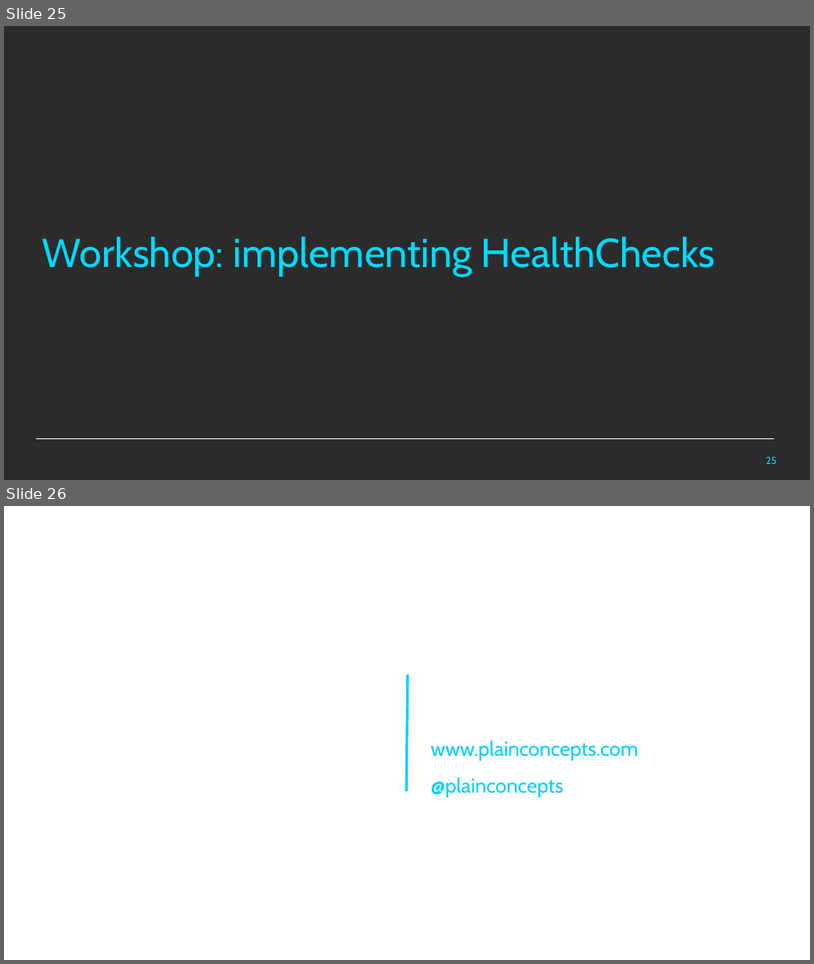
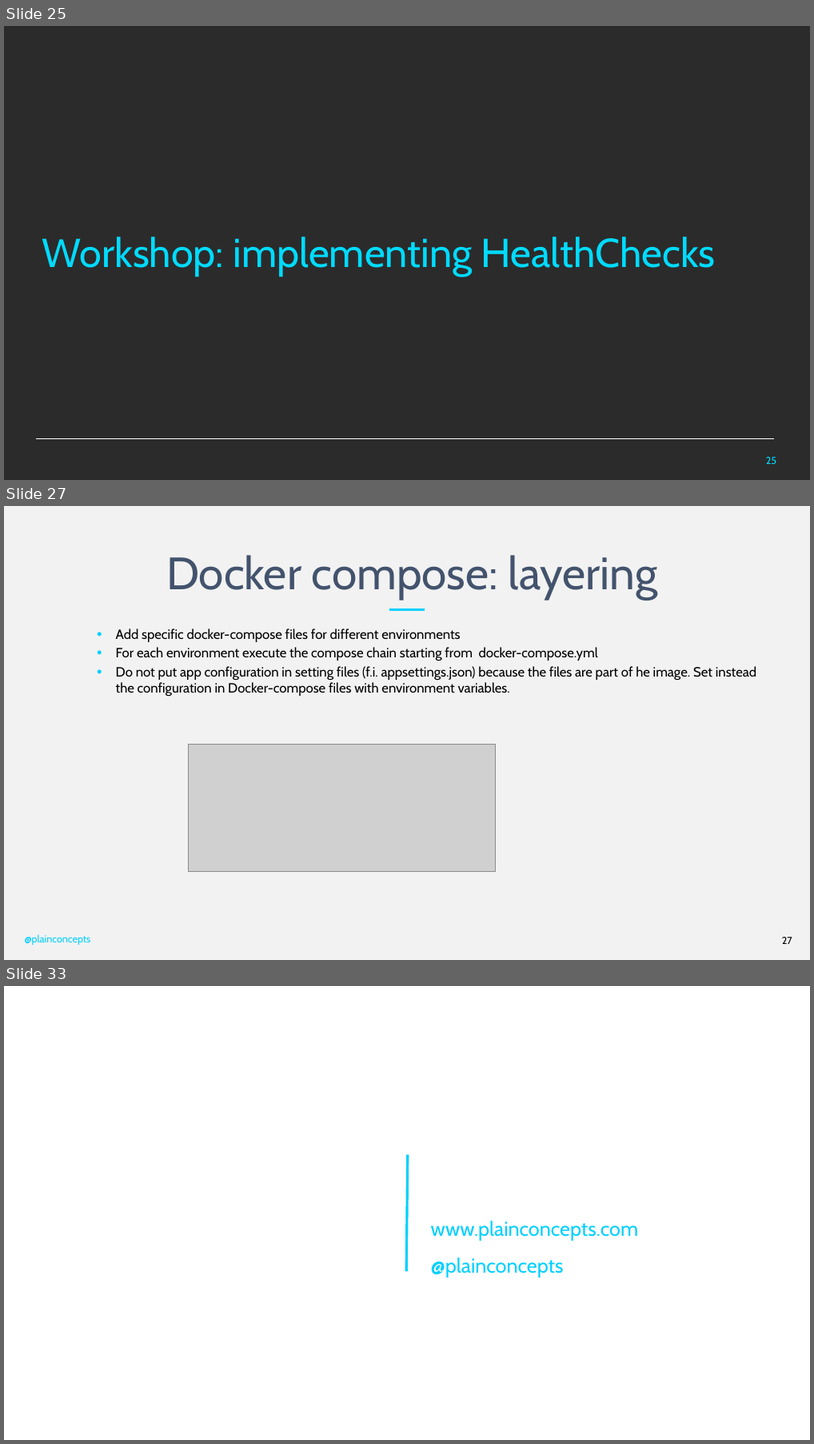
Before and after one commit to PlainConcepts/NetCore-Docker-Workshop, a slide deck: Docu/BestPractices&Antipatterns.pptx. Shown one above the other, each under a label of ours: slides 25 and 26 before the commit, slides 25, 27 and 33 after it; the slides between them are not shown. The pictures are 814x964 and 814x1444 pixels, drawn with LibreOffice and Linux fonts; fonts in the diff are those of the drawing; grey boxes stand for pictures; background and template pictures are left out; a plain dark background stands for a picture behind light text. Boxes give left, top, right and bottom in pixels: in the first picture for what was removed or moved away, otherwise in the second. Text is boxed around its words. In the diff, an @@ line names an element or a change of style, - is before the commit and + after.

```diff
--- a/Docu/BestPractices&Antipatterns.pptx
+++ b/Docu/BestPractices&Antipatterns.pptx
@@ slide 27 added at box(4, 506, 810, 960), background #F2F2F2 @@
@@ title added at box(166, 555, 658, 600), 54 pt, text #43536D @@
+Docker compose: layering
@@ line added from (390, 609) to (425, 609), #00D0FF 3 pt @@
@@ text added at box(116, 628, 757, 696), 16 pt, text #000000 @@
+• Add specific docker-compose files for different environments
+• For each environment execute the compose chain starting from docker-compose.yml
+• Do not put app configuration in setting files (f.i. appsettings.json) because the files are part of he image. Set instead the configuration in Docker-compose files with environment variables.
@@ picture added at box(189, 744, 495, 871) @@
@@ text added at box(25, 934, 91, 944), 12 pt, text #00D0FF @@
+@plainconcepts
@@ page number added at box(782, 936, 793, 944), 12 pt, text #000000 @@
+27
@@ what was slide 26 is now slide 33 @@
```
Also in this commit, not shown: 5 slides changed, 6 other slides added, 1 other file.
